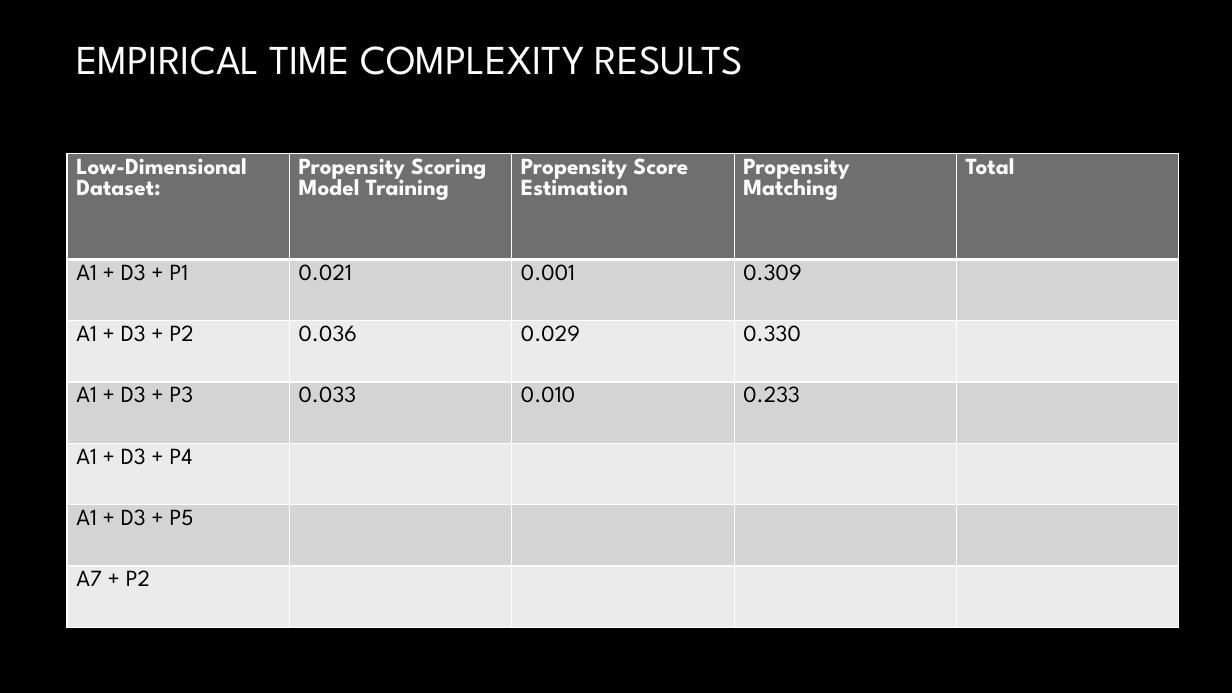
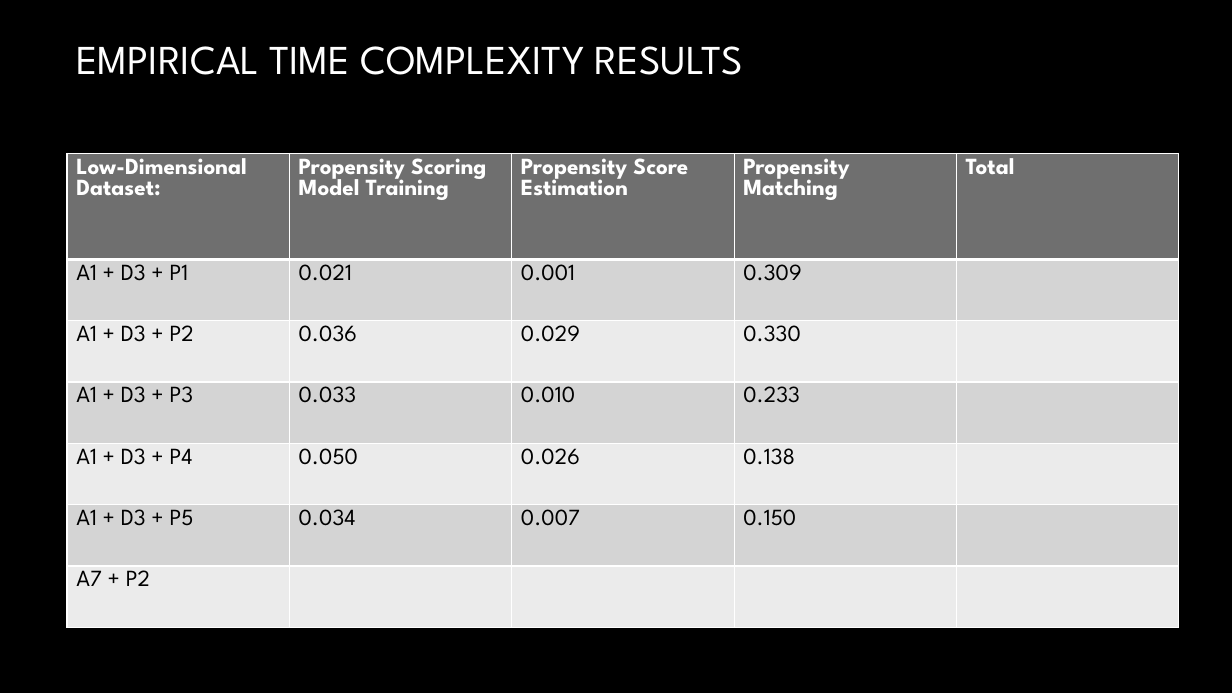
Before and after one commit to TZstatsADS/Spring2021-Project4-group5, a slide deck: slide 11 of doc/ADS Project 4 Presentation.pptx. Drawn at 1232x693 pixels with LibreOffice and Linux fonts; fonts in the diff are those of the drawing; background and template pictures are left out. Boxes give left, top, right and bottom in pixels: in the first picture for what was removed or moved away, otherwise in the second. Text is boxed around its words. In the diff, an @@ line names an element or a change of style, - is before the commit and + after.

Commit message:
Added weighted regression to results

```diff
--- a/doc/ADS Project 4 Presentation.pptx
+++ b/doc/ADS Project 4 Presentation.pptx
@@ table at [67, 153, 1181, 628] @@
-row 5: A1 + D3 + P4 |  |  |  | 
+row 5: A1 + D3 + P4 | 0.050 | 0.026 | 0.138 | 
-row 6: A1 + D3 + P5 |  |  |  | 
+row 6: A1 + D3 + P5 | 0.034 | 0.007 | 0.150 | 
```
Also in this commit, not shown: 2 other slides changed, 3 other files.
